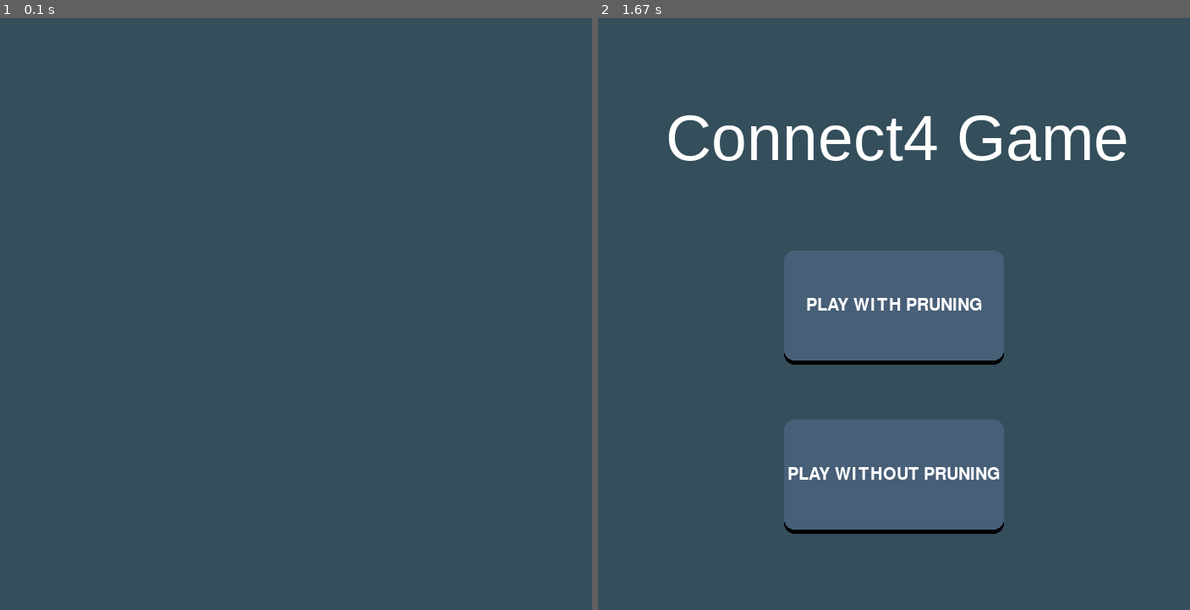
Above: before the commit, frames 1-2 (left to right).
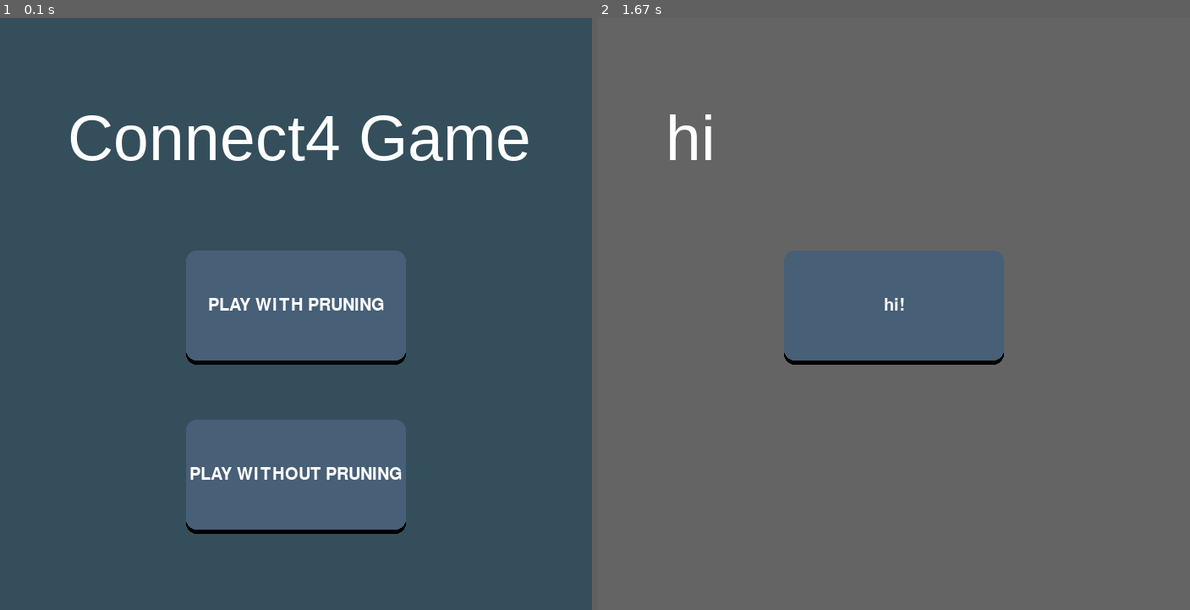
Above: after the commit, the same moments.

Repository: nada-ali1711/Connect4-game
Game: pygame game, started from with semi funstionality.py
The game is run twice, just before and just after one commit, with the same random seed, the same clock (stepped at 60 frames per second) and the same inputs.
Inputs (mouse positions are in pixels of both pictures, inside the frame that each line leads up to):
- Up to frame 1 (0.1 s): no input
- Up to frame 2 (1.67 s): press the mouse at (899, 355) at 0.37 s; move the mouse to (822, 337) at 0.47 s; release the mouse at (751, 319) at 0.6 s

The runs differ from the first frame. In frame 1, 16% of the frame differs, in the area x 11-90%, y 16-88%; in frame 2, 93%, in the area x 0-100%, y 0-100%.

Commit message:
Update with semi funstionality.py

Diff:
--- a/with semi funstionality.py
+++ b/with semi funstionality.py
@@ -90,9 +90,9 @@
 			else:
 				self.dynamic_elecation = self.elevation
 				if self.pressed == True:
-					#print('click')
+					print('click')
 					#draw_menu()
-					button3.draw()
+					#button3.draw()
 					self.pressed = False
 		else:
 			self.dynamic_elecation = self.elevation
@@ -127,6 +127,7 @@
     screen.blit(show,(x,y))
 
 def draw_menu():
+	screen.fill((52, 78, 91))
 	draw_text("Connect4 Game", font, fontColor, 80, 100)
 	#button1 = Button('PLAY WITHOUT PRUNING', 260, 130, (220, 480), 10)
 	#button2 = Button('PLAY WITH PRUNING', 260, 130, (220, 280), 10)
@@ -140,18 +141,27 @@
 
 pygame.display.update()
 def draw_game():
+	screen.fill((100, 100, 255))
 	button3.draw()
 	draw_text("lets play", font, fontColor, 80, 100)
 pygame.display.update()
 
+def draw_game2():
+	screen.fill((100, 100, 100))
+	button4.draw()
+	draw_text("hi", font, fontColor, 80, 100)
+pygame.display.update()
+
+
 button1 = Button('PLAY WITHOUT PRUNING',260,130,(220,480),5)
 button2 = Button('PLAY WITH PRUNING',260,130,(220,280),5)
 button3 = Button('HEY!',260,130,(220,280),5)
+button4 = Button('hi!',260,130,(220,280),5)
 
 main_menu=True
 run= True
 while run:
-	screen.fill((52, 78, 91))
+	#screen.fill((52, 78, 91))
 	#draw_text("Connect4 Game", font, fontColor, 80, 100)
 	for event in pygame.event.get():
 		#draw_text("Connect4 Game", font, fontColor, 160, 160)
@@ -160,7 +170,14 @@
 			pygame.display.update()
 			if button1.pressed == True:
 				draw_game()
+				main_menu=False
 				pygame.display.update()
+			elif button2.pressed == True:
+				draw_game2()
+				main_menu = False
+				pygame.display.update()
+
+
 		#pygame.display.update()
 		if event.type == pygame.QUIT:
 			#pygame.quit()
